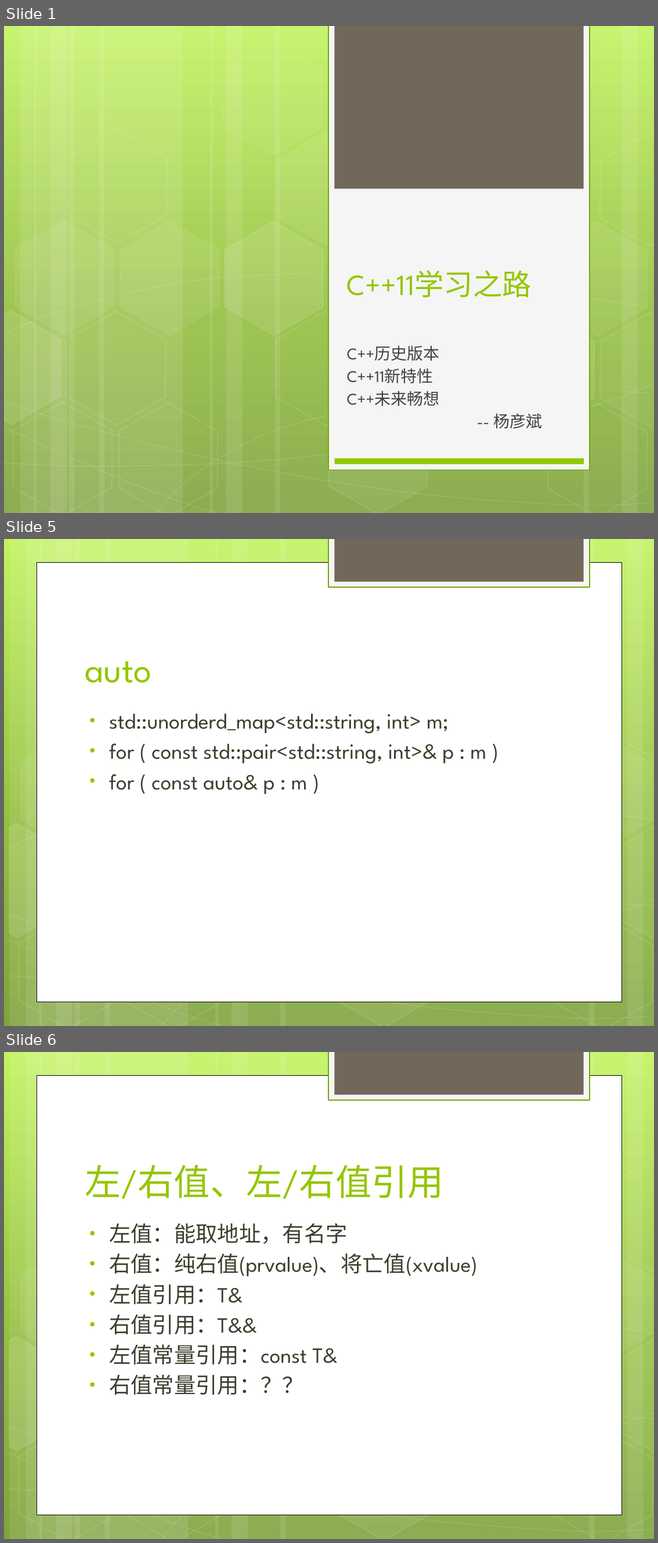
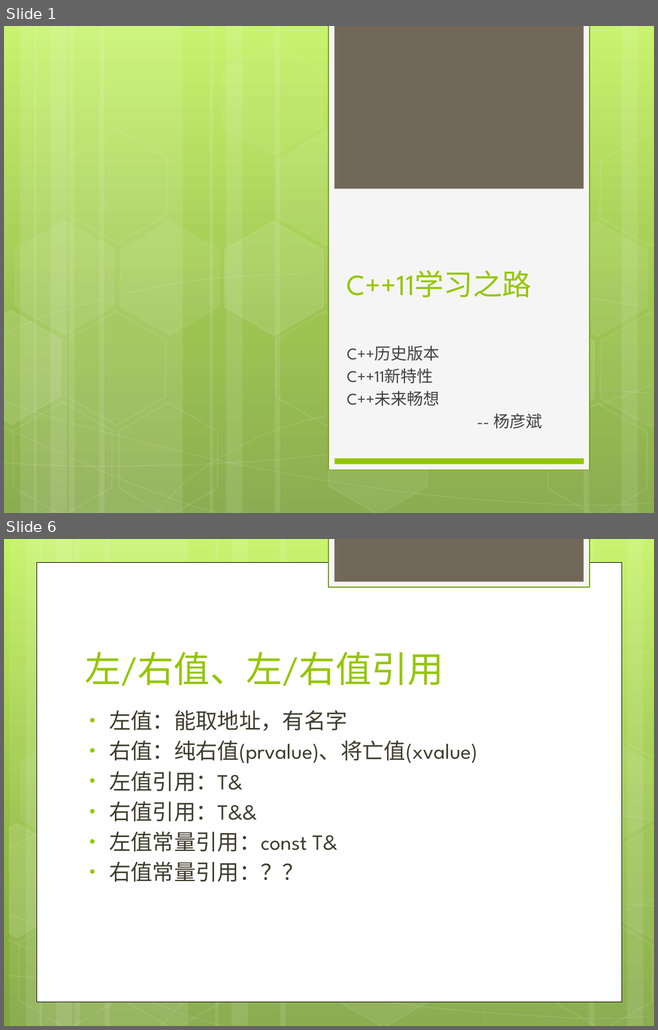
Before and after one commit to war10ck-efz/cpplearning, a slide deck: doc/c++11learning.pptx. Shown one above the other, each under a label of ours: slides 1, 5 and 6 before the commit, slides 1 and 6 after it; the slides between them are not shown. The pictures are 658x1543 and 658x1030 pixels, drawn with LibreOffice and Linux fonts; fonts in the diff are those of the drawing. Boxes give left, top, right and bottom in pixels: in the first picture for what was removed or moved away, otherwise in the second. Text is boxed around its words. In the diff, an @@ line names an element or a change of style, - is before the commit and + after.

```diff
--- a/doc/c++11learning.pptx
+++ b/doc/c++11learning.pptx
@@ slide 5 removed at (4,539,654,1026), background gradient #C3F35F to #93BF3F to #81A53E; not listed: 31 template elements that a slide beside it also shows @@
@@ title removed at (85,661,151,683) @@
-auto
@@ text removed at (109,714,486,794) @@
-• std::unorderd_map<std::string, int> m;
-• for ( const std::pair<std::string, int>& p : m )
-• for ( const auto& p : m )
```
Also in this commit, not shown: 9 slides changed, 2 slides added.
